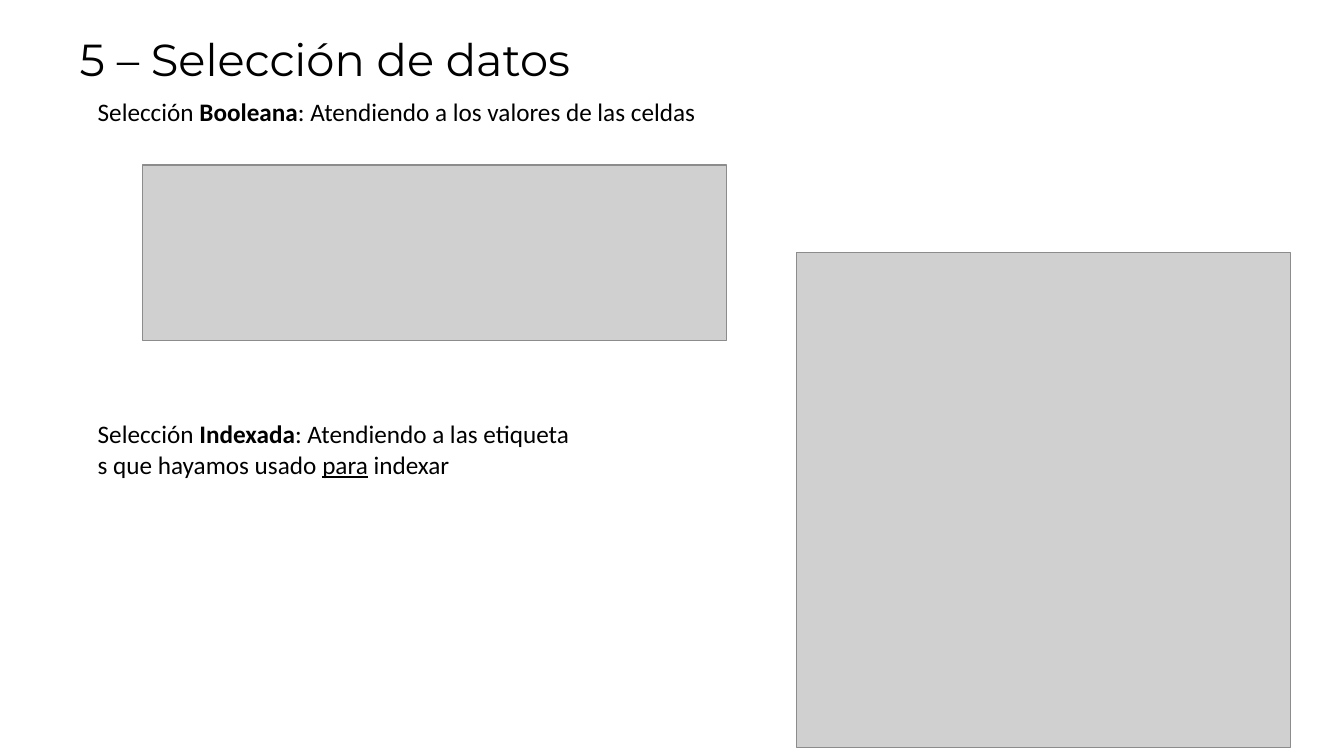
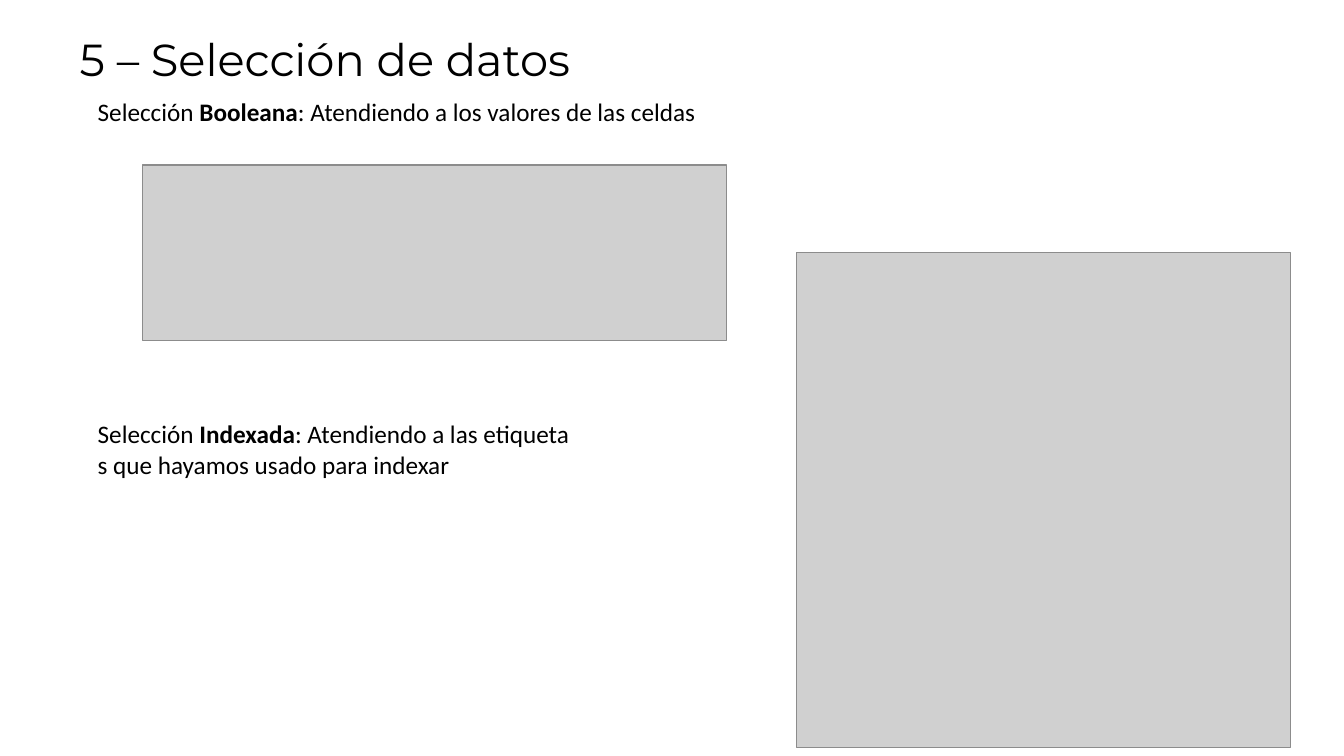
Before and after one commit to domgarvir/taller_python_data, a slide deck: slide 19 of Resources/Python_AEET.pptx. Drawn at 1344x756 pixels with LibreOffice and Linux fonts; fonts in the diff are those of the drawing; grey boxes stand for pictures. Boxes give left, top, right and bottom in pixels: in the first picture for what was removed or moved away, otherwise in the second. Text is boxed around its words. In the diff, an @@ line names an element or a change of style, - is before the commit and + after.

```diff
--- a/Resources/Python_AEET.pptx
+++ b/Resources/Python_AEET.pptx
@@ text at bbox=[98, 456, 449, 478]: underline off in "para" @@
```
Also in this commit, not shown: 2 other slides changed, 1 slide added, 1 slide removed, 3 other files.
